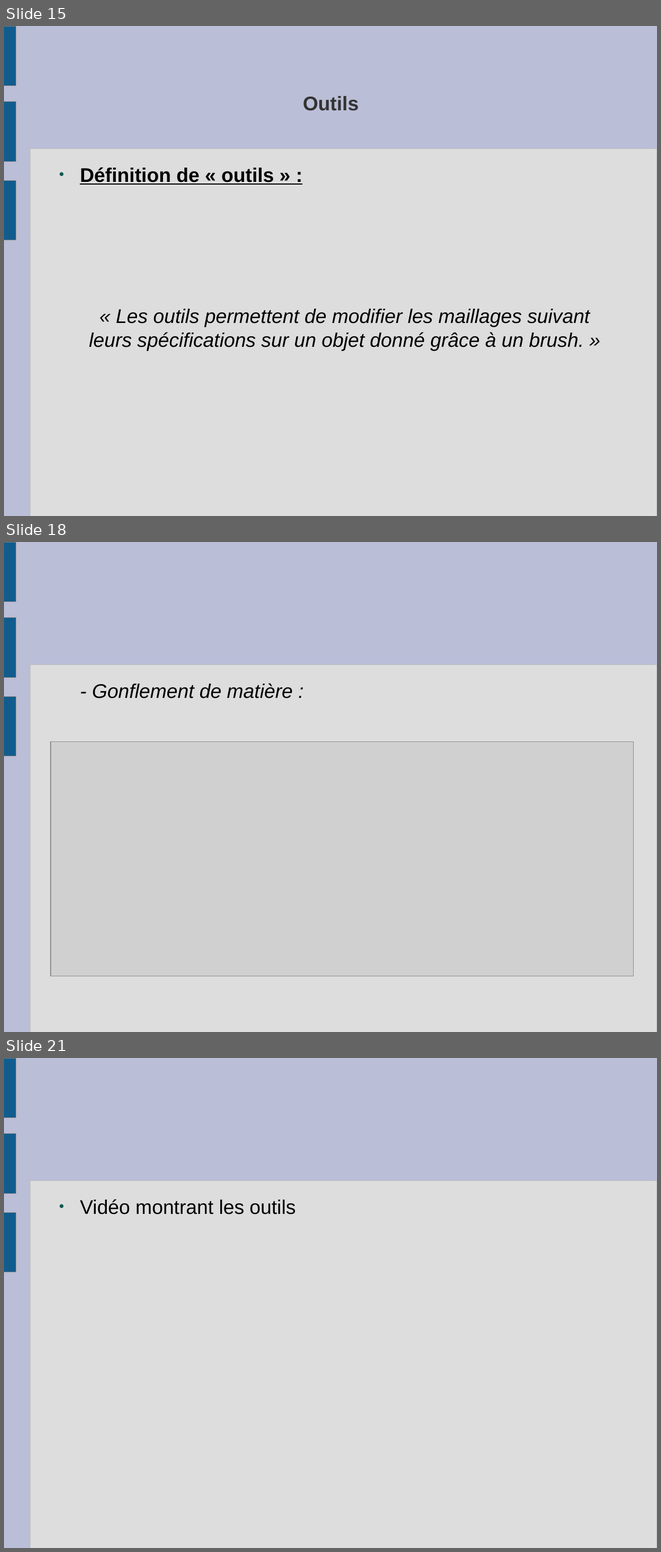
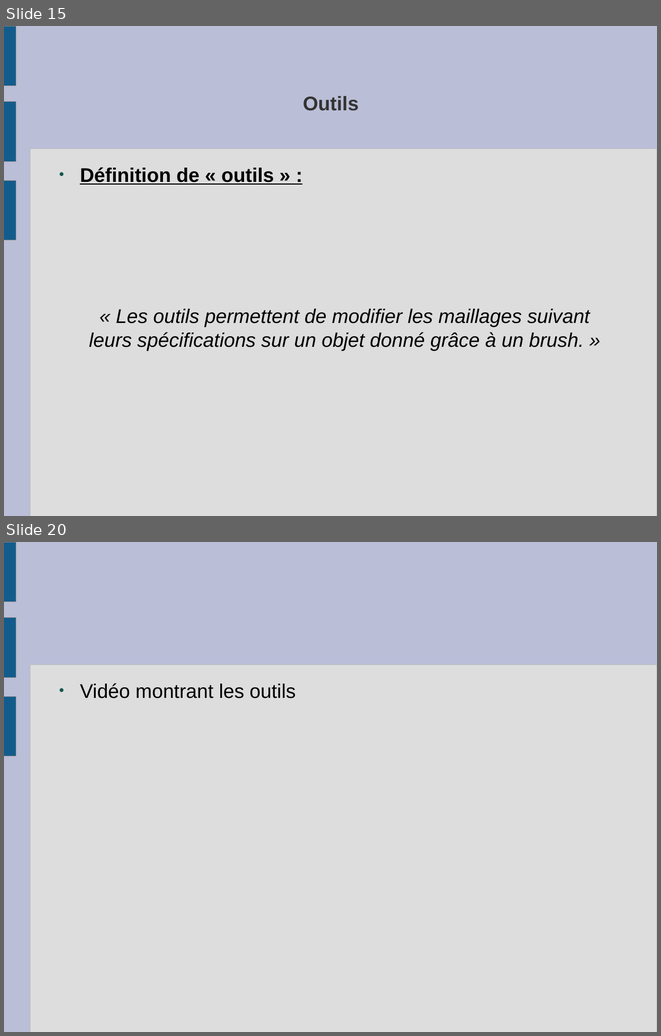
Before and after one commit to slvrgauthier/OpenSculpt, a slide deck: Documentation/Soutenance.odp. Shown one above the other, each under a label of ours: slides 15, 18 and 21 before the commit, slides 15 and 20 after it; the slides between them are not shown. The pictures are 661x1552 and 661x1036 pixels, drawn with LibreOffice and Linux fonts; fonts in the diff are those of the drawing; grey boxes stand for pictures. Boxes give left, top, right and bottom in pixels: in the first picture for what was removed or moved away, otherwise in the second. Text is boxed around its words. In the diff, an @@ line names an element or a change of style, - is before the commit and + after.

```diff
--- a/Documentation/Soutenance.odp
+++ b/Documentation/Soutenance.odp
@@ slide 18 removed at box(4, 542, 657, 1032), background #BABED6; not listed: 4 template elements that a slide beside it also shows @@
@@ text removed at box(92, 683, 293, 698) @@
-- Gonflement de matière :
@@ picture removed at box(51, 742, 634, 976) @@
@@ what was slide 21 is now slide 20 @@
```
Also in this commit, not shown: 4 slides changed, 4 other files.
